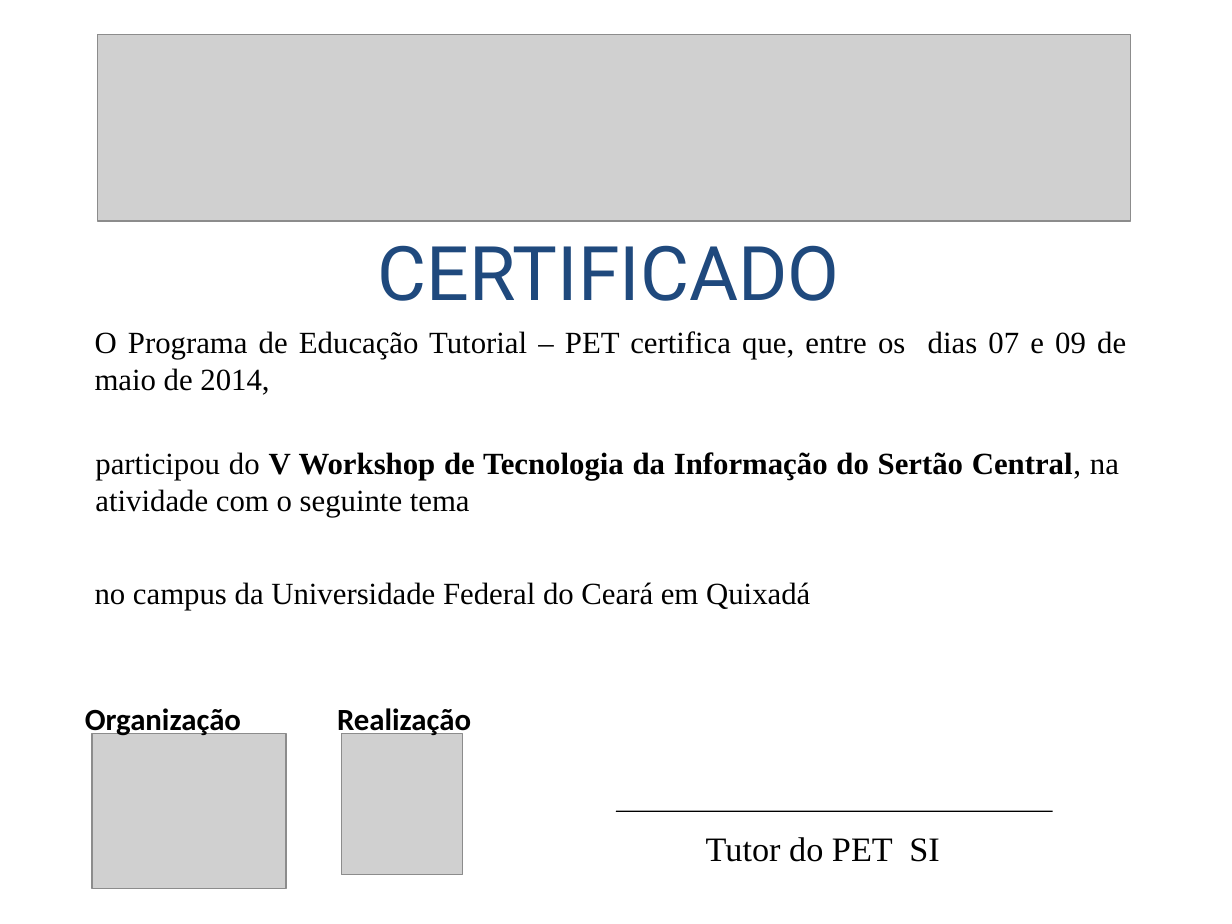
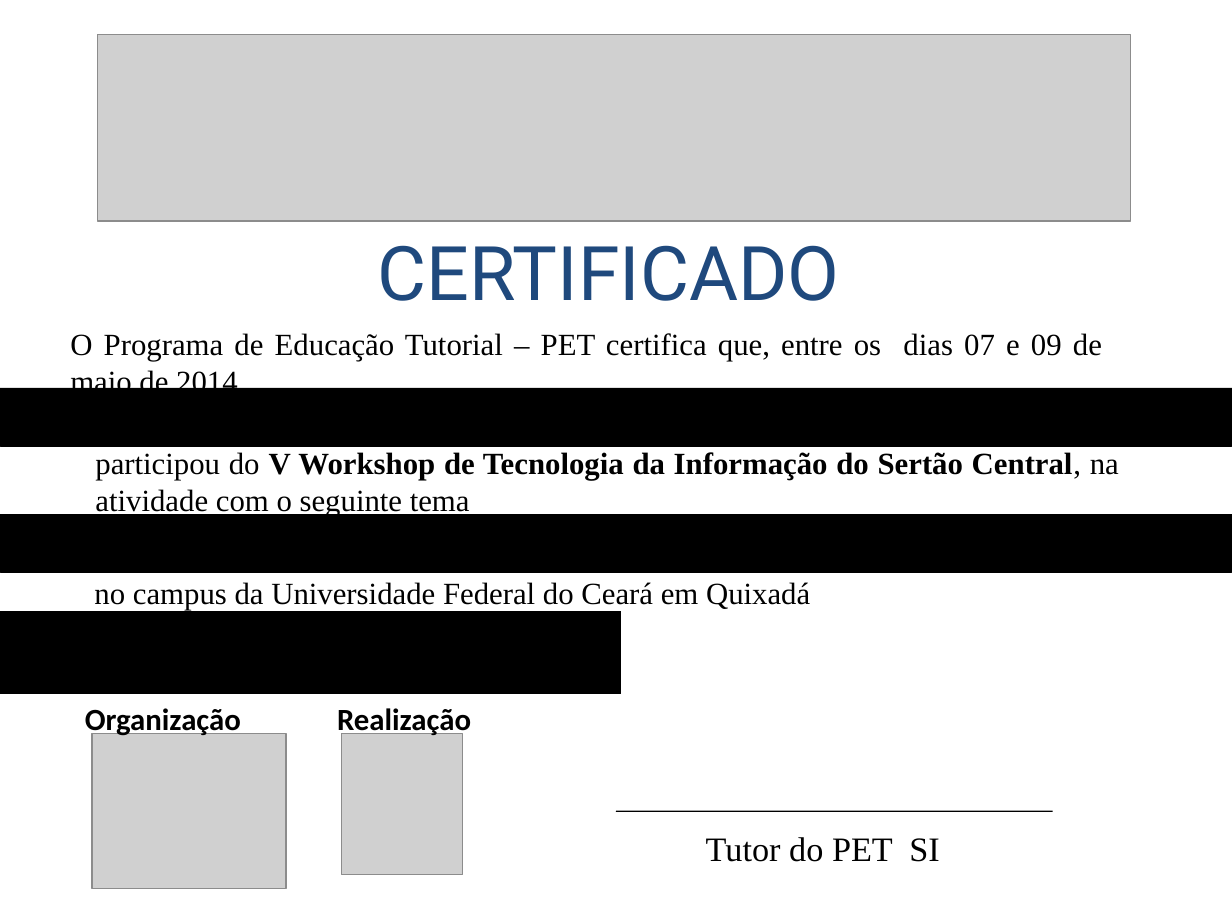
Before and after one commit to petsi-ufc/projeto-seven, a slide deck: slide 1 of sistema-seven/web/resources/template.pptx. Drawn at 1232x924 pixels with LibreOffice and Linux fonts; fonts in the diff are those of the drawing; grey boxes stand for pictures; background and template pictures are left out. Boxes give left, top, right and bottom in pixels: in the first picture for what was removed or moved away, otherwise in the second. Text is boxed around its words. In the diff, an @@ line names an element or a change of style, - is before the commit and + after.

Commit message:
Concertarmos os erros para gerar certificados.

```diff
--- a/sistema-seven/web/resources/template.pptx
+++ b/sistema-seven/web/resources/template.pptx
@@ text "O Programa de Educação Tutorial ...": place and size @@
-text "O Programa de Educação Tutorial ..." at [95, 331, 1126, 395]
+text "O Programa de Educação Tutorial ..." at [70, 333, 1102, 398]
@@ rectangle added at [0, 388, 1232, 446], fill #000000, outline #000000 0.51 pt @@
@@ rectangle added at [0, 514, 1232, 572], fill #000000, outline #000000 0.51 pt @@
@@ rectangle added at [0, 611, 621, 694], fill #000000, outline #000000 0.51 pt @@
```
Also in this commit, not shown: 9 other files.
